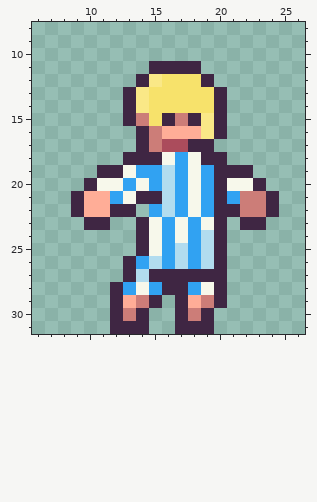
Pixel-art sprite -- Content/mainCharacter/maincharacter_jump.png. Above is the file before it was changed.
The file is 32x32 pixels. Shown: x 6..26, y 8..31.
After:
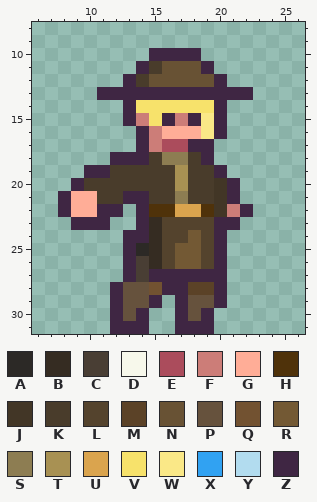
Palette (. is transparent): A #2c2926  B #352c22  C #493e34  D #f7f8eb  E #ab4c5c  F #cc7d78  G #ffad97  H #4f320a  J #423626  K #493c2b  L #54432d  M #5b4227  N #685234  P #66523d  Q #725231  R #735934  S #8d7d52  T #a89153  U #daa44e  V #f7e26b  W #fae887  X #31a2f2  Y #b2dcef  Z #3f2643
Difference:
@@ x 6..26 @@
  9 .....................
-10 .....................
-11 .........ZZZZ........
-12 ........ZWVVVZ.......
-13 .......ZWVVVVVZ......
-14 .......ZWVVVVVZ......
+10 .........ZZZZ........
+11 ........ZKNNNZ.......
+12 .......ZKNNNNNZ......
+13 .....ZZZZZZZZZZZZ....
+14 .......ZVVVVVVZ......
 15 .......ZFVZFZWZ......
@@ x 6..26 @@
 17 ........ZFEEZZ.......
-18 .......ZZZDXDZZ......
-19 .....ZZDXXYXDXZZZ....
-20 ....ZDDXDXYXDXZDDZ...
-21 ...ZGGXDZZYXDXZXFFZ..
-22 ...ZGGZZ.XYXDXZZFFZ..
-23 ....ZZ..ZDXDXDZ.ZZ...
-24 ........ZDXDXYZ......
-25 ........ZDXYXYZ......
-26 .......ZXYXYXYZ......
-27 .......ZYZZZZZZ......
-28 ......ZXDXZZXDZ......
-29 ......ZGFZ.ZGFZ......
-30 ......ZFZ..ZFZ.......
+18 ......ZZZKSSKZ.......
+19 ....ZZKKKKKTKKZ......
+20 ...ZKKKKKKKTKKJZ.....
+21 ..ZGGKKZZKKSKKJZ.....
+22 ..ZGGZZ.ZHHUUHJFZ....
+23 ...ZZZ..ZBLLLLZZ.....
+24 .......ZZBLLRLZ......
+25 .......ZABLRRLZ......
+26 .......ZCBLRRLZ......
+27 .......ZCZZZZZZ......
+28 ......ZPPQZZMMZ......
+29 ......ZPPZ.ZPPZ......
+30 ......ZPZ..ZPZ.......
 31 ......ZZZ..ZZZ.......
Pixel boxes of the changes (left, top, right, bottom) in both pictures:
changed: (58, 48, 279, 321)
